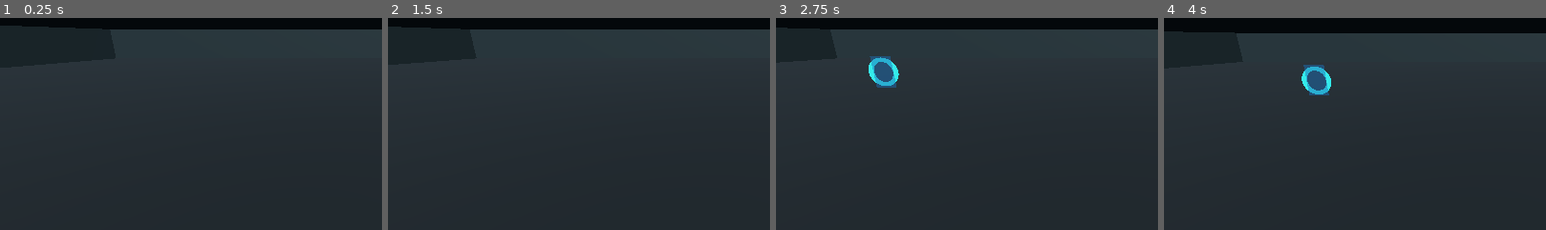
Above: before the commit, frames 1-4 (left to right).
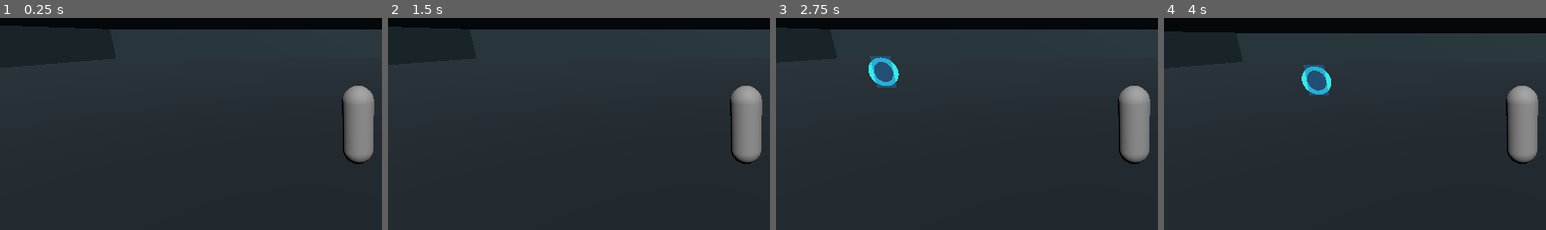
Above: after the commit, the same moments.

Repository: qaqp980520-prog/2126-Survival
Game: Godot game, scene res://prototypes/BackroomsPortalPlayground.tscn
The game is run twice, just before and just after one commit, with the same random seed, the same clock (stepped at 60 frames per second) and the same inputs.
Inputs (mouse positions are % of the whole screen's width and height, from its top left):
- Up to frame 1 (0.25 s): no input
- Up to frame 2 (1.5 s): tap Enter at 0.5 s; move the mouse to (72, 44) at 0.52 s; hold D 0.53-1.25 s; hold R 0.53-1.25 s; click (72, 44) at 0.67 s; tap Space at 0.77 s; drag from (30, 54) to (45, 70) at 1.27 s
- Up to frame 3 (2.75 s): tap Space at 2 s; move the mouse to (60, 27) at 2.02 s; hold D from 2.03 s (still down); tap 2 at 2.1 s
- Up to frame 4 (4 s): release D at 2.75 s; drag from (45, 70) to (20, 34) at 2.77 s; tap Enter at 3.5 s; move the mouse to (80, 65) at 3.52 s; hold A from 3.53 s (still down); tap T at 3.6 s; tap Space at 3.77 s
The pictures show only the part of the screen within x 3-53%, y 28-78%; the shares and areas given below are measured in that part.

The runs differ from the first frame. In frame 1, 2.7% of the frame differs, in the area x 89-98%, y 31-69%; in frame 2, 2.7%; in frame 3, 2.7%; in frame 4, 2.7%.

Commit message:
Create player render mesh only on graphical clients

Diff:
--- a/prototypes/BackroomsPortalPlayground.gd
+++ b/prototypes/BackroomsPortalPlayground.gd
@@ -23,10 +23,8 @@
 var _hud_elapsed: float = 0.0
 
 func _ready() -> void:
-    if DisplayServer.get_name() == "headless":
-        var body_mesh := get_node_or_null("Player/BodyMesh")
-        if body_mesh != null:
-            body_mesh.free()
+    if DisplayServer.get_name() != "headless":
+        _build_player_visual()
     director = Director.new(WORLD_SEED, WORLD_BOUNDS, SAFE_DISTANCE)
     director.next_spawn_in = 2.0
     bridge = BridgeScript.new()
@@ -35,6 +33,16 @@
     _build_surface()
     backrooms_world.visible = false
     _update_hud()
+
+func _build_player_visual() -> void:
+    var body_mesh := MeshInstance3D.new()
+    body_mesh.name = "BodyMesh"
+    var capsule_mesh := CapsuleMesh.new()
+    capsule_mesh.radius = 0.35
+    capsule_mesh.height = 1.8
+    body_mesh.mesh = capsule_mesh
+    body_mesh.position = Vector3(0.0, 0.9, 0.0)
+    player.add_child(body_mesh)
 
 func _process(delta: float) -> void:
     if director == null:
